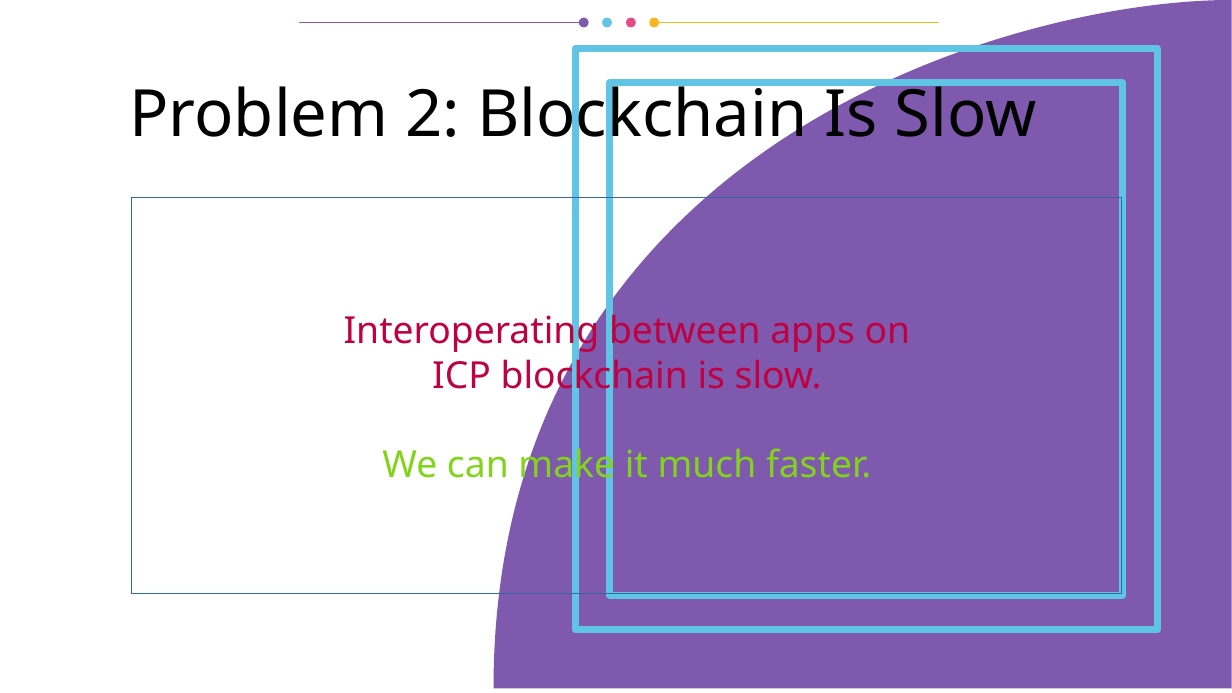
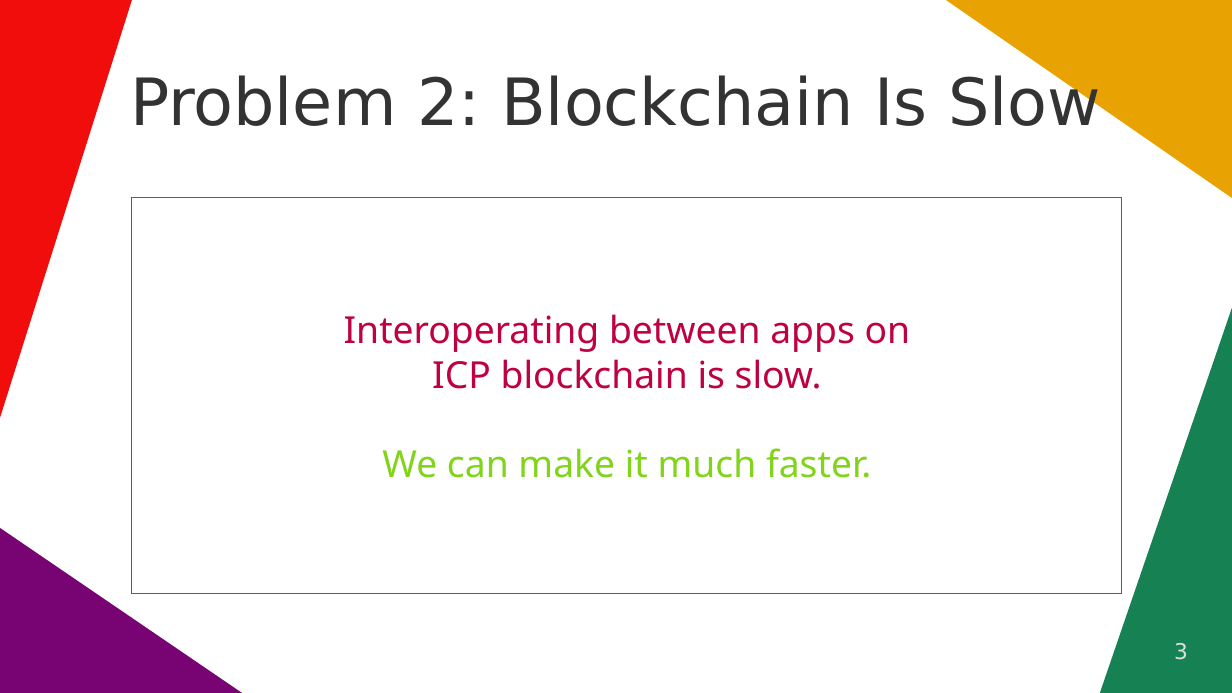
Before and after one commit to vporton/icp-package-manager, a slide deck: slide 3 of docs/presentation.odp. Drawn at 1232x693 pixels with LibreOffice and Linux fonts; fonts in the diff are those of the drawing. Boxes give left, top, right and bottom in pixels: in the first picture for what was removed or moved away, otherwise in the second. Text is boxed around its words. In the diff, an @@ line names an element or a change of style, - is before the commit and + after.

```diff
--- a/docs/presentation.odp
+++ b/docs/presentation.odp
@@ freeform shape added at bbox=[0, 0, 132, 418], fill #F10D0C @@
@@ group removed at bbox=[300, 18, 938, 28]: 6 freeform shapes @@
@@ freeform shape removed at bbox=[494, 0, 1232, 689] @@
@@ freeform shape added at bbox=[946, 0, 1232, 198], fill #E8A202 @@
@@ title "Problem 2: Blockchain Is Slow" at bbox=[130, 72, 1101, 126]: font Noto Sans to DejaVu Sans, text colour #000000 to #333333 @@
@@ freeform shape removed at bbox=[576, 48, 1158, 631] @@
@@ freeform shape removed at bbox=[610, 83, 1124, 596] @@
@@ freeform shape added at bbox=[1100, 309, 1232, 693], fill #168253 @@
@@ freeform shape added at bbox=[0, 528, 243, 693], fill #780373 @@
@@ page number added at bbox=[1174, 643, 1188, 660], 14 pt, text #DDDDDD @@
+3
```
Also in this commit, not shown: 4 other slides changed, 1 slide added.
